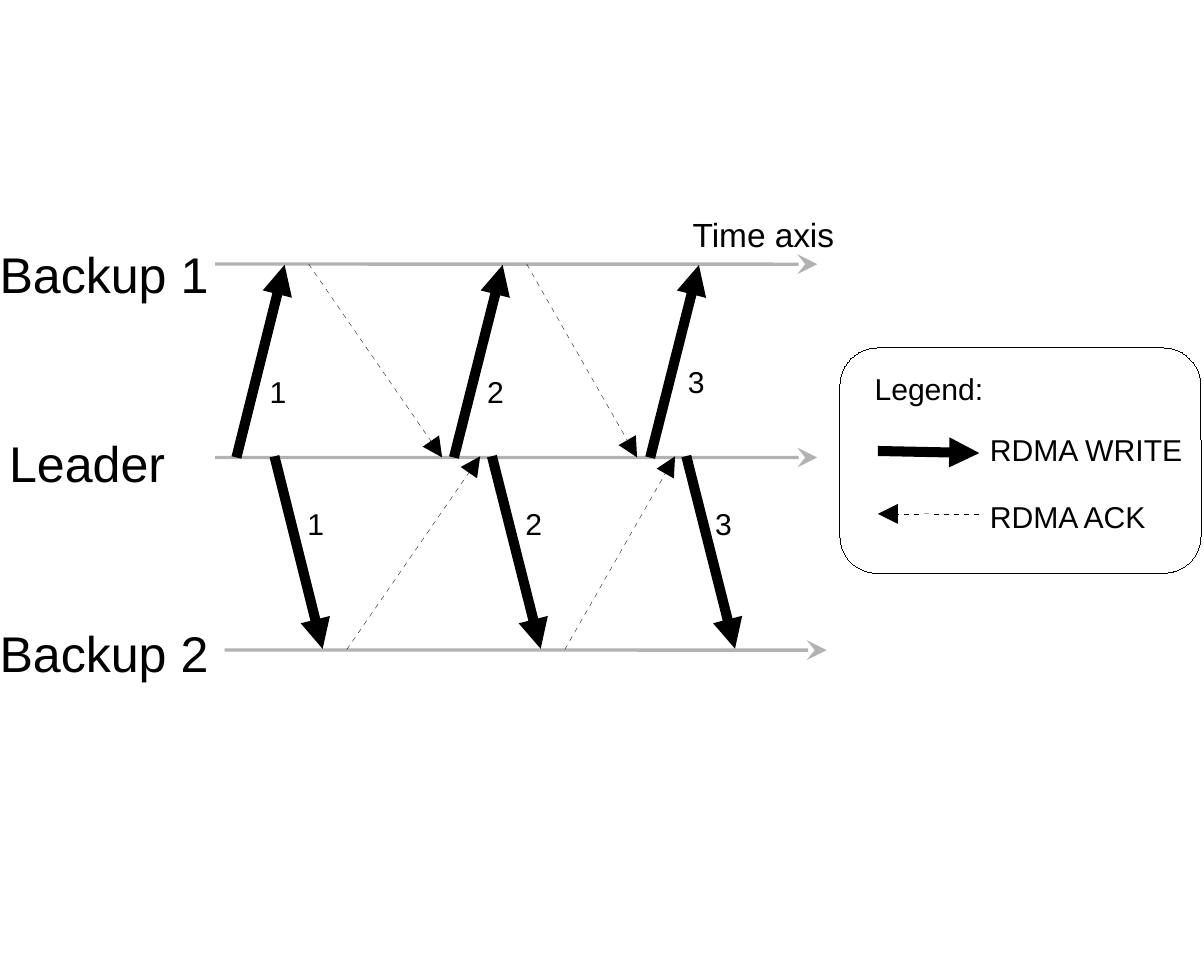
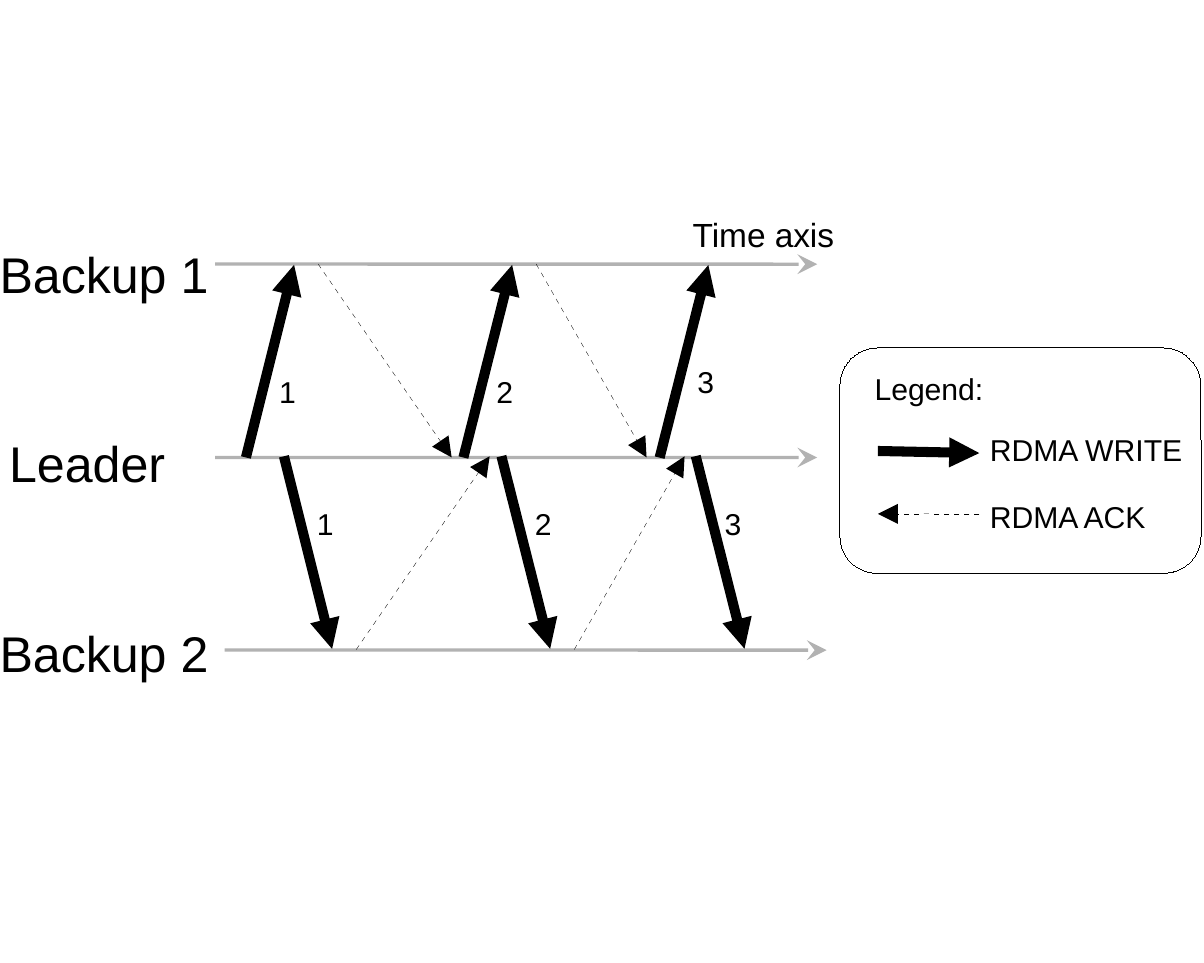
Before and after one commit to MichaelXSChen/RS-paper, a slide deck: slide 1 of figures/dare_algo.odp. Drawn at 1204x963 pixels with LibreOffice and Linux fonts; fonts in the diff are those of the drawing. Boxes give left, top, right and bottom in pixels: in the first picture for what was removed or moved away, otherwise in the second. Text is boxed around its words. In the diff, an @@ line names an element or a change of style, - is before the commit and + after.

```diff
--- a/figures/dare_algo.odp
+++ b/figures/dare_algo.odp
@@ arrow moved from (455, 458) - (503, 265) to (462, 458) - (513, 265) @@
@@ 8 arrows, 6 texts: place and size @@
-8 arrows, 6 texts at [236,265,734,650]
+8 arrows, 6 texts at [246,265,744,650]
@@ arrow moved from (566, 650) - (674, 458) to (573, 650) - (684, 458) @@
```
Also in this commit, not shown: 1 other file.
